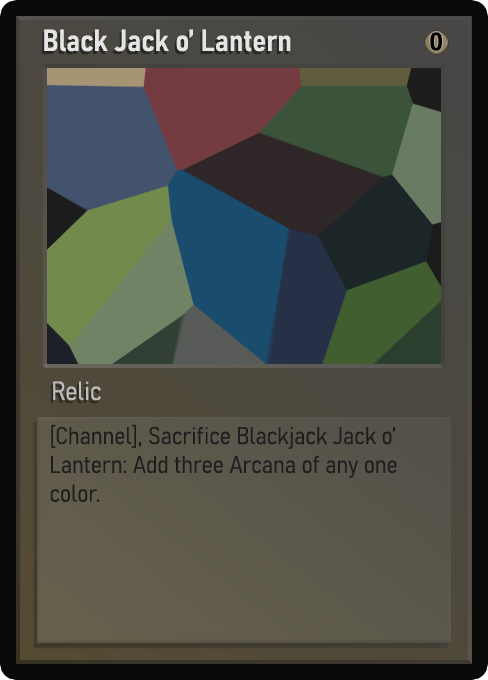
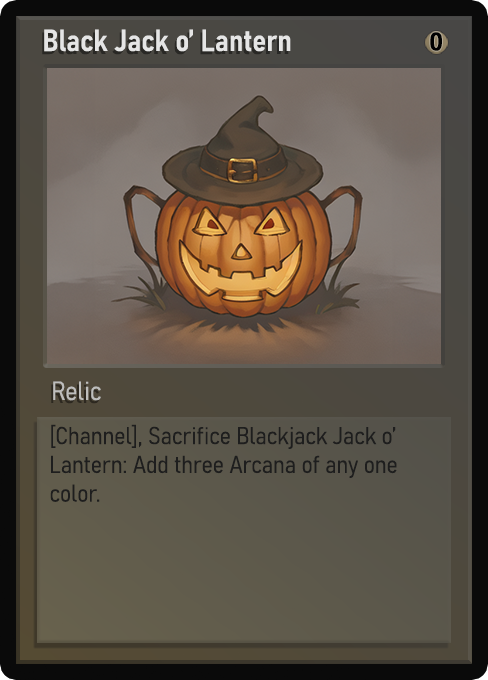
Two versions of the same layered image (488x680). Layer-by-layer changes:
painted on "Name" over [44, 30, 265, 52]
painted on "Class" over [59, 383, 101, 401]
painted on "Desc_norm" over [50, 426, 396, 502]
painted on "Artwork" over [47, 68, 441, 364]
